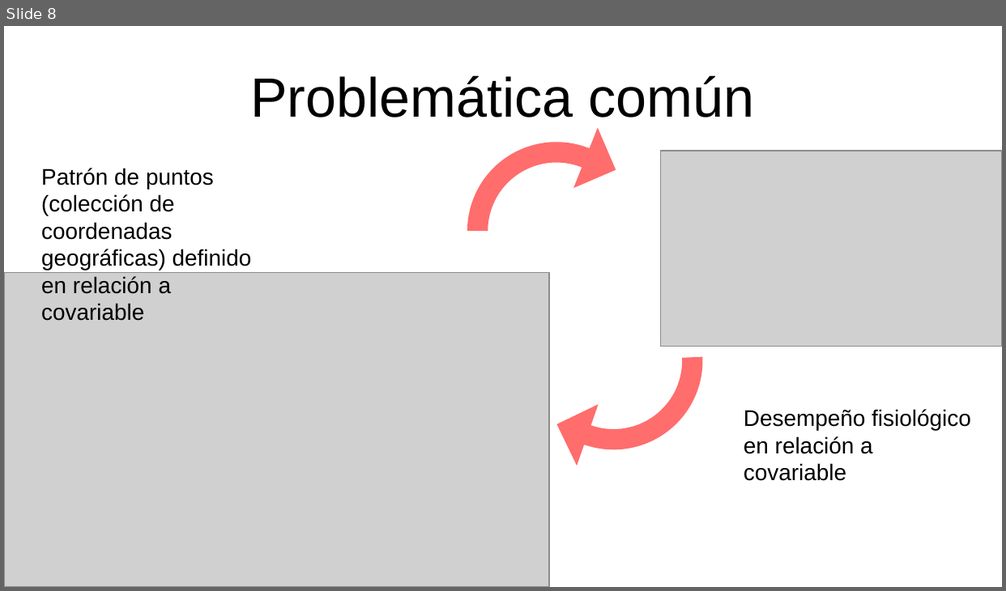
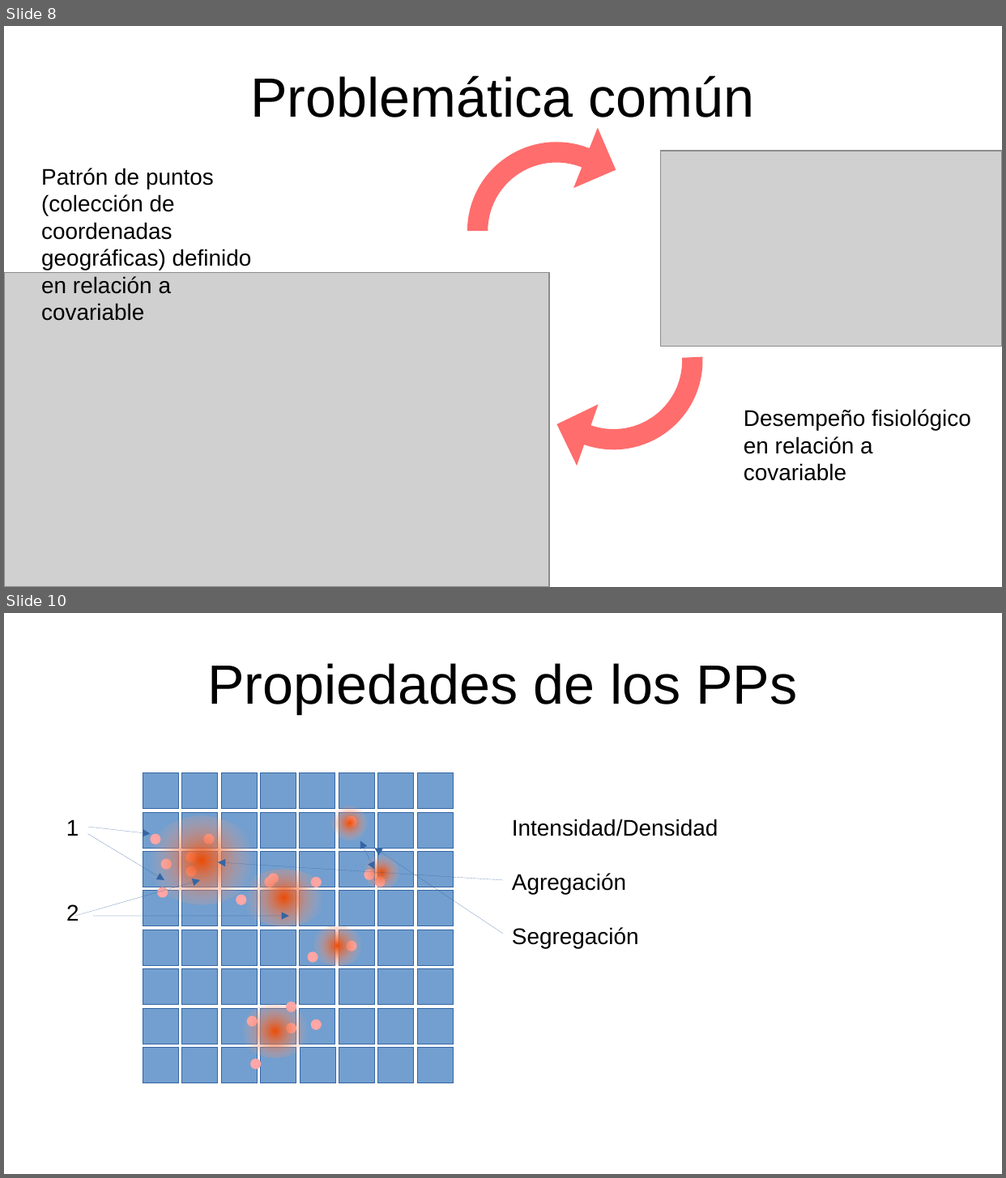
Before and after one commit to gerardommc/Ecologia-Teorica-II, a slide deck: Nicho/Caso-correlativo.odp. Shown one above the other, each under a label of ours: slide 8 before the commit, slides 8 and 10 after it; the slides between them are not shown. The pictures are 1006x591 and 1006x1178 pixels, drawn with LibreOffice and Linux fonts; fonts in the diff are those of the drawing; grey boxes stand for pictures. Boxes give left, top, right and bottom in pixels: in the first picture for what was removed or moved away, otherwise in the second. Text is boxed around its words. In the diff, an @@ line names an element or a change of style, - is before the commit and + after.

```diff
--- a/Nicho/Caso-correlativo.odp
+++ b/Nicho/Caso-correlativo.odp
@@ slide 10 added at [4, 613, 1002, 1174], background #FFFFFF @@
@@ title added at [207, 663, 797, 714], 44 pt, text #000000 @@
+Propiedades de los PPs
@@ ellipse added at [332, 805, 367, 841], fill gradient #ED4C05 to #F4AFA0 to #F7D1D5 @@
@@ text added at [66, 820, 79, 836], 18 pt, text #000000 @@
+1
@@ arrow added from (88, 827) to (150, 834), #3465A4 0 pt @@
@@ ellipse added at [147, 817, 257, 905], fill gradient #ED4C05 to #F4AFA0 to #F7D1D5 @@
@@ text added at [512, 819, 718, 948], 18 pt, text #000000 @@
+Intensidad/Densidad
+Agregación
+Segregación
@@ arrow added from (88, 834) to (164, 880), #3465A4 0 pt @@
@@ double arrow added from (360, 841) to (374, 869), #3465A4 0 pt @@
@@ ellipse added at [364, 854, 400, 891], fill gradient #ED4C05 to #F4AFA0 to #F7D1D5 @@
@@ arrow added from (503, 934) to (374, 849), #3465A4 0 pt @@
@@ arrow added from (503, 880) to (218, 863), #3465A4 0 pt @@
@@ ellipse added at [240, 869, 328, 926], fill gradient #ED4C05 to #F4AFA0 to #F7D1D5 @@
@@ arrow added from (75, 917) to (201, 880), #3465A4 0 pt @@
@@ text added at [66, 905, 79, 921], 18 pt, text #000000 @@
+2
@@ arrow added from (93, 917) to (289, 917), #3465A4 0 pt @@
@@ ellipse added at [311, 926, 364, 965], fill gradient #ED4C05 to #F4AFA0 to #F7D1D5 @@
@@ group added at [143, 773, 454, 1083]: 64 rectangles, 20 ellipses @@
@@ ellipse added at [240, 1005, 311, 1059], fill gradient #ED4C05 to #F4AFA0 to #F7D1D5 @@
```
Also in this commit, not shown: 6 other slides added, 3 slides removed, 3 other files.
